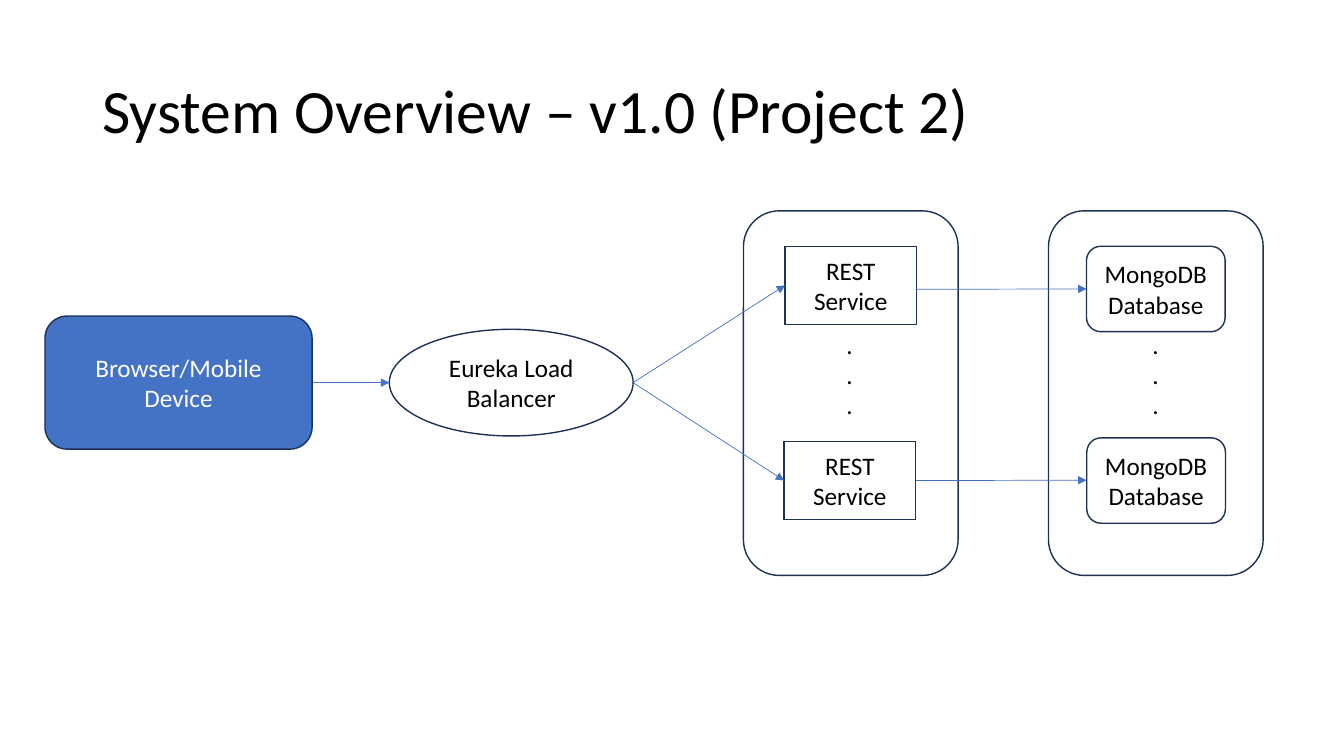
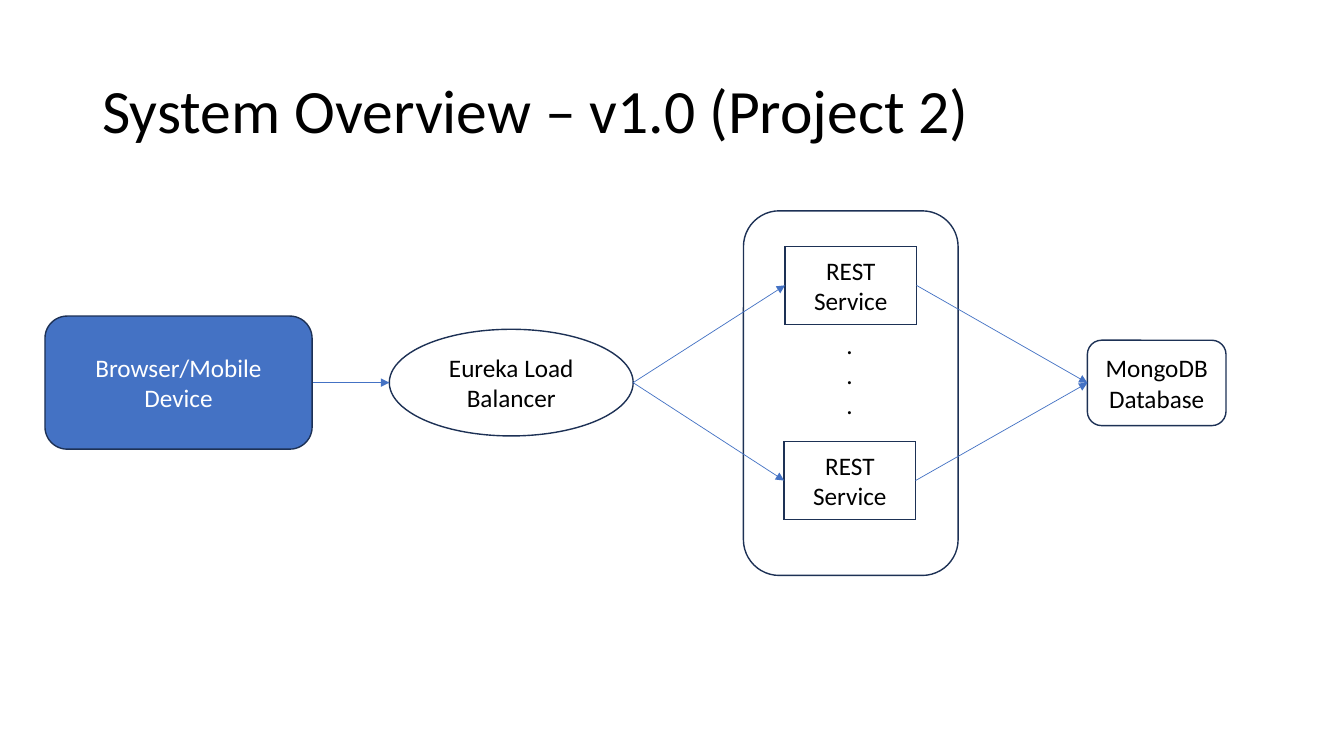
Before and after one commit to johnmramirez/Restaurant_Review_Backend_System, a slide deck: slide 2 of Restaurant_Review_System_Overview.pptx. Drawn at 1344x756 pixels with LibreOffice and Linux fonts; fonts in the diff are those of the drawing. Boxes give left, top, right and bottom in pixels: in the first picture for what was removed or moved away, otherwise in the second. Text is boxed around its words. In the diff, an @@ line names an element or a change of style, - is before the commit and + after.

Commit message:
Split Project1 into Project1a and Project1b

```diff
--- a/Restaurant_Review_System_Overview.pptx
+++ b/Restaurant_Review_System_Overview.pptx
@@ rounded rectangle removed at [1049,211,1263,576] @@
@@ arrow moved from (915, 289) - (1087, 289) to (917, 285) - (1088, 383) @@
@@ text removed at [1142,325,1170,426] @@
-.
-.
-.
@@ rounded rectangle "MongoDB": place and size @@
-rounded rectangle "MongoDB" at [1087,246,1226,332]
+rounded rectangle "MongoDB" at [1088,341,1227,426]
@@ arrow moved from (915, 481) - (1087, 480) to (915, 481) - (1088, 383) @@
@@ rounded rectangle removed at [1087,438,1226,523] @@
-MongoDB
-Database
```
Also in this commit, not shown: 34 other files.
